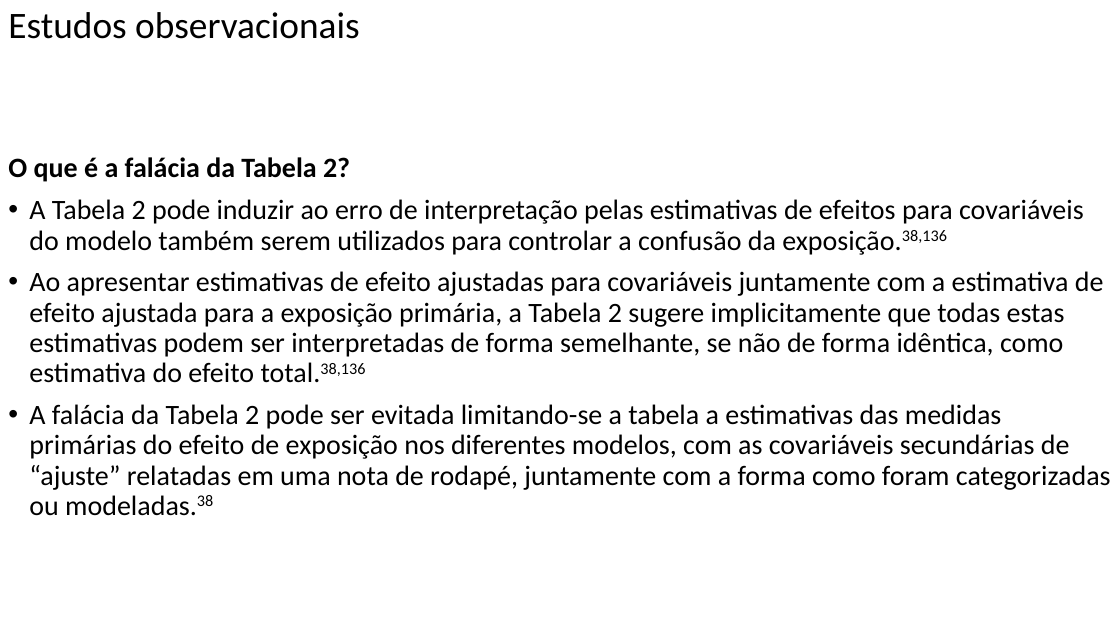
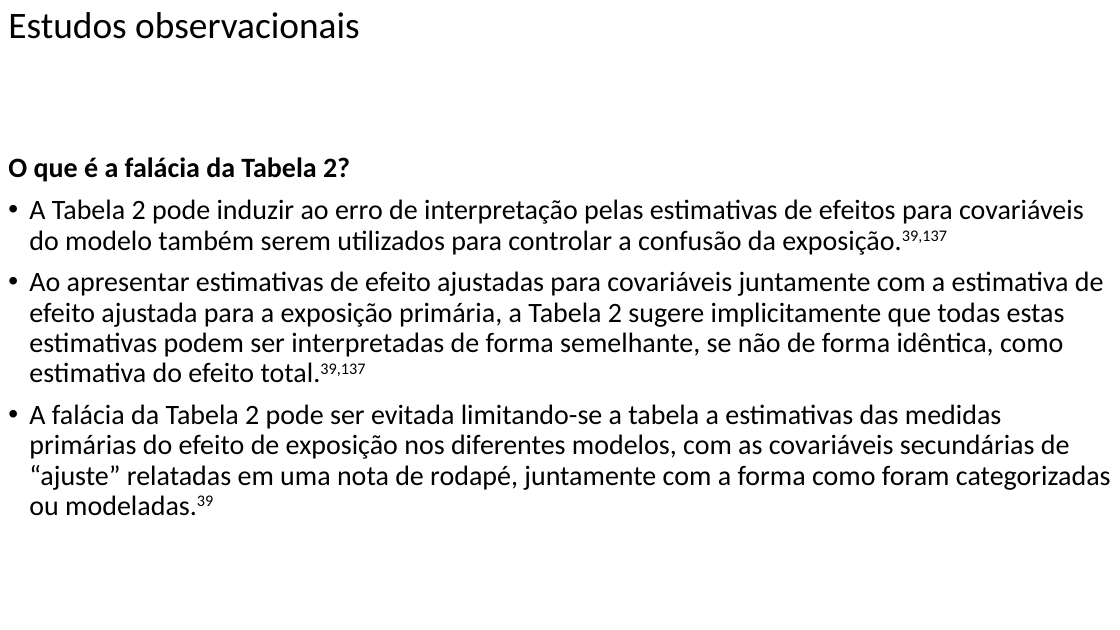
Before and after one commit to FerreiraAS/Ciencia-com-R, a slide deck: slide 126 of docs/Ciencia-com-R.pptx. Drawn at 1120x630 pixels with LibreOffice and Linux fonts; fonts in the diff are those of the drawing. Boxes give left, top, right and bottom in pixels: in the first picture for what was removed or moved away, otherwise in the second. Text is boxed around its words. In the diff, an @@ line names an element or a change of style, - is before the commit and + after.

```diff
--- a/docs/Ciencia-com-R.pptx
+++ b/docs/Ciencia-com-R.pptx
@@ text at [29, 199, 1111, 516]: text changed @@
-• A Tabela 2 pode induzir ao erro de interpretação pelas estimativas de efeitos para covariáveis do modelo também serem utilizados para controlar a confusão da exposição.38,136
-• Ao apresentar estimativas de efeito ajustadas para covariáveis juntamente com a estimativa de efeito ajustada para a exposição primária, a Tabela 2 sugere implicitamente que todas estas estimativas podem ser interpretadas de forma semelhante, se não de forma idêntica, como estimativa do efeito total.38,136
-• A falácia da Tabela 2 pode ser evitada limitando-se a tabela a estimativas das medidas primárias do efeito de exposição nos diferentes modelos, com as covariáveis secundárias de “ajuste” relatadas em uma nota de rodapé, juntamente com a forma como foram categorizadas ou modeladas.38
+• A Tabela 2 pode induzir ao erro de interpretação pelas estimativas de efeitos para covariáveis do modelo também serem utilizados para controlar a confusão da exposição.39,137
+• Ao apresentar estimativas de efeito ajustadas para covariáveis juntamente com a estimativa de efeito ajustada para a exposição primária, a Tabela 2 sugere implicitamente que todas estas estimativas podem ser interpretadas de forma semelhante, se não de forma idêntica, como estimativa do efeito total.39,137
+• A falácia da Tabela 2 pode ser evitada limitando-se a tabela a estimativas das medidas primárias do efeito de exposição nos diferentes modelos, com as covariáveis secundárias de “ajuste” relatadas em uma nota de rodapé, juntamente com a forma como foram categorizadas ou modeladas.39
```
Also in this commit, not shown: 62 other slides changed, 37 other files.
